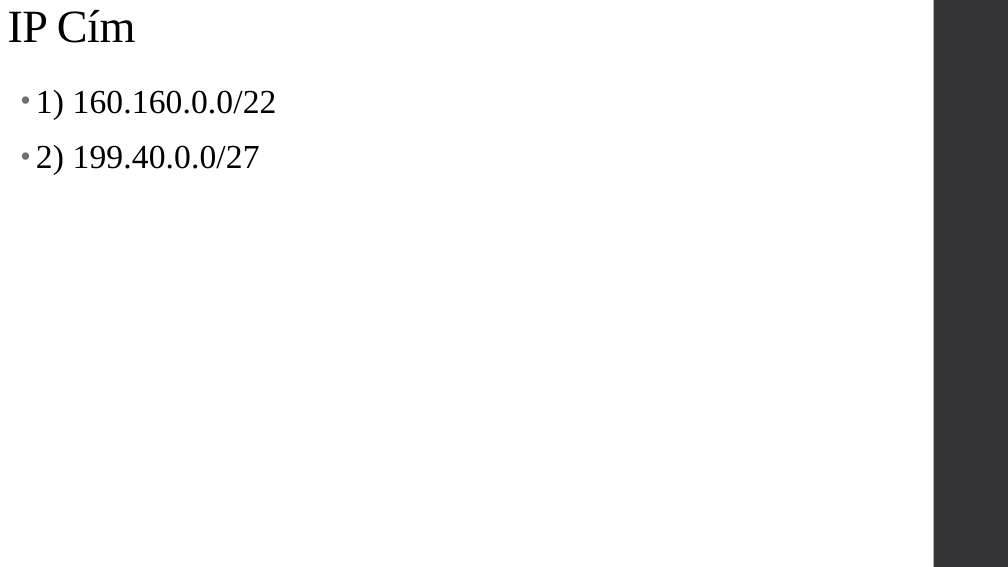
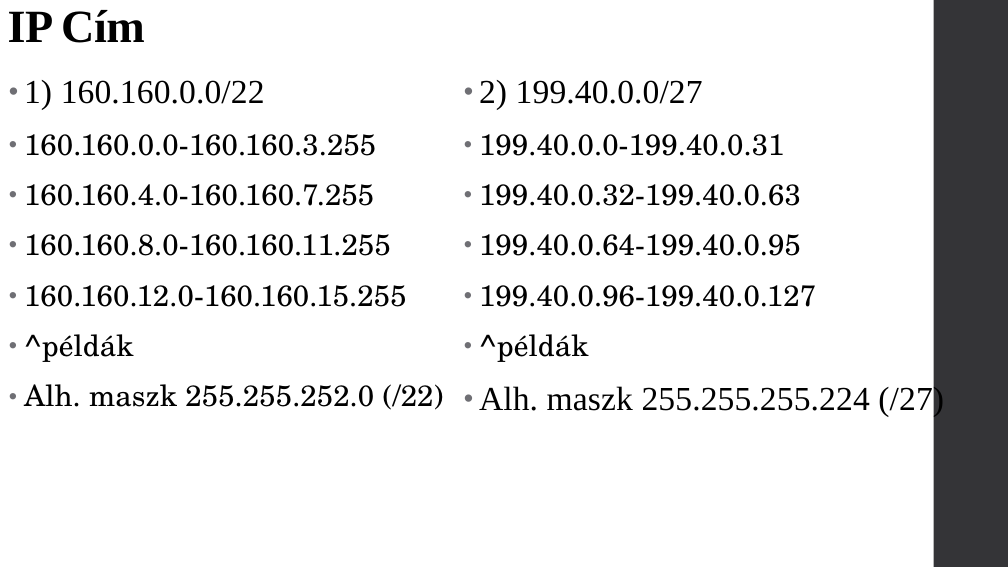
Before and after one commit to OsziMisi/Turros-elelmiszerlanc, a slide deck: slide 3 of Projekt.pptx. Drawn at 1008x567 pixels with LibreOffice and Linux fonts; fonts in the diff are those of the drawing. Boxes give left, top, right and bottom in pixels: in the first picture for what was removed or moved away, otherwise in the second. Text is boxed around its words. In the diff, an @@ line names an element or a change of style, - is before the commit and + after.

```diff
--- a/Projekt.pptx
+++ b/Projekt.pptx
@@ title "IP Cím" at bbox=[8, 10, 145, 43]: bold on @@
@@ text "1) 160.160.0.0/22": place and size @@
-text "1) 160.160.0.0/22" at bbox=[36, 90, 277, 174]
+text "1) 160.160.0.0/22" at bbox=[24, 80, 444, 410]
@@ text added at bbox=[479, 80, 944, 417], 28 pt, text #000000 @@
+• 2) 199.40.0.0/27
+• 199.40.0.0-199.40.0.31
+• 199.40.0.32-199.40.0.63
+• 199.40.0.64-199.40.0.95
+• 199.40.0.96-199.40.0.127
+• ^példák
+• Alh. maszk 255.255.255.224 (/27)
@@ text at bbox=[24, 134, 444, 410]: text changed; size 32 to 28 pt; font Times New Roman to TeX Gyre Schola @@
-• 2) 199.40.0.0/27
+• 160.160.0.0-160.160.3.255
+• 160.160.4.0-160.160.7.255
+• 160.160.8.0-160.160.11.255
+• 160.160.12.0-160.160.15.255
+• ^példák
+• Alh. maszk 255.255.252.0 (/22)
```
Also in this commit, not shown: 3 other slides changed.
